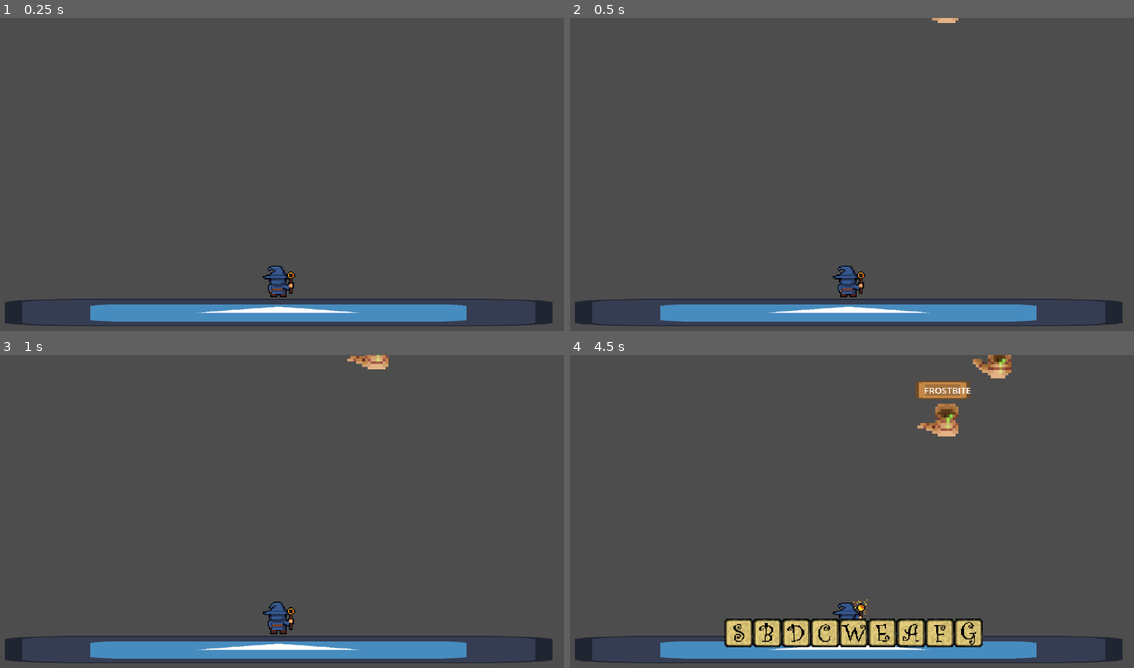
Above: before the commit, frames 1-4 (two rows, left to right).
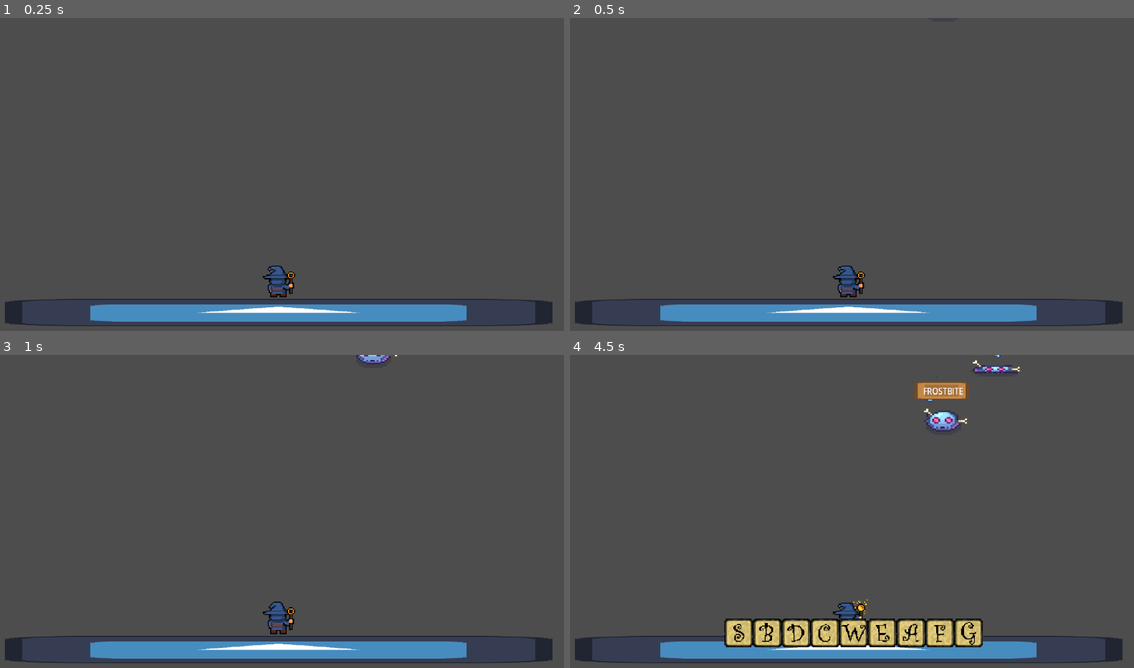
Above: after the commit, the same moments.

Repository: Mark-0909/Type-Wizard-Tower-Defense
Game: Godot game, scene res://nodes/main.tscn
Two runs of this game, one before a commit and one after it. Both use one fixed random seed, a clock stepped at 60 frames per second and the inputs below. The engine's default icon, where the game draws it, is replaced by a stand-in: a white triangle on a blue panel in a dark square.
Inputs:
- Up to frame 1 (0.25 s): no input
- Up to frame 2 (0.5 s): no input
- Up to frame 3 (1 s): tap Enter at 0.5 s; hold D from 0.53 s (still down); tap Space (Clear) at 0.6 s
- Up to frame 4 (4.5 s): release D at 1.28 s; hold S 1.28-2.03 s; tap one key every 0.75 s from 1.35 s: B C E F G; hold D 2.03-2.78 s; hold W 2.78-3.53 s; hold A from 3.53 s (still down)

Frame 1 is identical in both runs. In frame 2, less than 0.1% of the frame differs, in the area x 64-69%, y 0-2%; in frame 3, 0.3%; in frame 4, 1.2%, in the area x 61-80%, y 0-27%.

Commit message:
added alieen slime

Diff:
--- a/nodes/enemy3.tscn
+++ b/nodes/enemy3.tscn
@@ -189,7 +189,7 @@
 sprite_frames = SubResource("SpriteFrames_t3iou")
 animation = &"death"
 autoplay = "default"
-frame_progress = 0.383172
+frame_progress = 0.603217
 
 [node name="RayCast2D" type="RayCast2D" parent="."]
 position = Vector2(0, 63.4477)
@@ -200,18 +200,18 @@
 shape = SubResource("CircleShape2D_hg4es")
 
 [node name="TextureRect" type="TextureRect" parent="."]
-offset_left = -62.2958
-offset_top = -99.0515
-offset_right = -22.2958
-offset_bottom = -59.0515
+offset_left = -64.0383
+offset_top = -98.1386
+offset_right = -24.0383
+offset_bottom = -58.1386
 scale = Vector2(3.12561, 1.09567)
 texture = SubResource("AtlasTexture_nr2my")
 
 [node name="word" type="Label" parent="."]
-offset_left = -42.4022
-offset_top = -89.9223
-offset_right = 25.5978
-offset_bottom = -66.9223
+offset_left = -44.1448
+offset_top = -89.0094
+offset_right = 23.8552
+offset_bottom = -66.0094
 scale = Vector2(1.29446, 1.20944)
 text = "WORDSS"
 horizontal_alignment = 1
--- /dev/null
+++ b/nodes/enemy4.tscn
@@ -0,0 +1,306 @@
+[gd_scene load_steps=43 format=3 uid="uid://scbl0sgnuphx"]
+
+[ext_resource type="Script" path="res://scripts/enemy_1.gd" id="1_rr2mr"]
+[ext_resource type="Texture2D" uid="uid://c1qbpy1xv5hgd" path="res://assets/enemy/alienslime/Slime2_Attack_full.png" id="2_b5kqv"]
+[ext_resource type="Texture2D" uid="uid://bhxafu8vxst6j" path="res://assets/enemy/alienslime/Slime2_Death_full.png" id="3_im2rk"]
+[ext_resource type="Texture2D" uid="uid://b3q5il81wsok1" path="res://assets/enemy/alienslime/Slime2_Run_full.png" id="4_5vw7x"]
+[ext_resource type="Texture2D" uid="uid://ymb7vs01inp0" path="res://assets/enemy/alienslime/Slime2_Idle_full.png" id="5_f23yf"]
+[ext_resource type="Texture2D" uid="uid://bvjs16alm5n87" path="res://assets/tilemap_packed.png" id="6_7wltb"]
+
+[sub_resource type="AtlasTexture" id="AtlasTexture_1tihp"]
+atlas = ExtResource("2_b5kqv")
+region = Rect2(0, 0, 64, 64)
+
+[sub_resource type="AtlasTexture" id="AtlasTexture_4pdjx"]
+atlas = ExtResource("2_b5kqv")
+region = Rect2(64, 0, 64, 64)
+
+[sub_resource type="AtlasTexture" id="AtlasTexture_ov3kc"]
+atlas = ExtResource("2_b5kqv")
+region = Rect2(128, 0, 64, 64)
+
+[sub_resource type="AtlasTexture" id="AtlasTexture_cq8op"]
+atlas = ExtResource("2_b5kqv")
+region = Rect2(192, 0, 64, 64)
+
+[sub_resource type="AtlasTexture" id="AtlasTexture_2kf0u"]
+atlas = ExtResource("2_b5kqv")
+region = Rect2(256, 0, 64, 64)
+
+[sub_resource type="AtlasTexture" id="AtlasTexture_j7kvg"]
+atlas = ExtResource("2_b5kqv")
+region = Rect2(320, 0, 64, 64)
+
+[sub_resource type="AtlasTexture" id="AtlasTexture_fqx0p"]
+atlas = ExtResource("2_b5kqv")
+region = Rect2(384, 0, 64, 64)
+
+[sub_resource type="AtlasTexture" id="AtlasTexture_jnce8"]
+atlas = ExtResource("2_b5kqv")
+region = Rect2(448, 0, 64, 64)
+
+[sub_resource type="AtlasTexture" id="AtlasTexture_fwudr"]
+atlas = ExtResource("2_b5kqv")
+region = Rect2(512, 0, 64, 64)
+
+[sub_resource type="AtlasTexture" id="AtlasTexture_sghf2"]
+atlas = ExtResource("2_b5kqv")
+region = Rect2(576, 0, 64, 64)
+
+[sub_resource type="AtlasTexture" id="AtlasTexture_585ok"]
+atlas = ExtResource("2_b5kqv")
+region = Rect2(640, 0, 64, 64)
+
+[sub_resource type="AtlasTexture" id="AtlasTexture_k7wme"]
+atlas = ExtResource("3_im2rk")
+region = Rect2(0, 0, 64, 64)
+
+[sub_resource type="AtlasTexture" id="AtlasTexture_p6ov1"]
+atlas = ExtResource("3_im2rk")
+region = Rect2(64, 0, 64, 64)
+
+[sub_resource type="AtlasTexture" id="AtlasTexture_0h08b"]
+atlas = ExtResource("3_im2rk")
+region = Rect2(128, 0, 64, 64)
+
+[sub_resource type="AtlasTexture" id="AtlasTexture_niidf"]
+atlas = ExtResource("3_im2rk")
+region = Rect2(192, 0, 64, 64)
+
+[sub_resource type="AtlasTexture" id="AtlasTexture_bgdeh"]
+atlas = ExtResource("3_im2rk")
+region = Rect2(256, 0, 64, 64)
+
+[sub_resource type="AtlasTexture" id="AtlasTexture_docy5"]
+atlas = ExtResource("3_im2rk")
+region = Rect2(320, 0, 64, 64)
+
+[sub_resource type="AtlasTexture" id="AtlasTexture_2578t"]
+atlas = ExtResource("3_im2rk")
+region = Rect2(448, 0, 64, 64)
+
+[sub_resource type="AtlasTexture" id="AtlasTexture_r7srf"]
+atlas = ExtResource("3_im2rk")
+region = Rect2(576, 0, 64, 64)
+
+[sub_resource type="AtlasTexture" id="AtlasTexture_snrid"]
+atlas = ExtResource("4_5vw7x")
+region = Rect2(0, 0, 64, 64)
+
+[sub_resource type="AtlasTexture" id="AtlasTexture_5i0em"]
+atlas = ExtResource("4_5vw7x")
+region = Rect2(64, 0, 64, 64)
+
+[sub_resource type="AtlasTexture" id="AtlasTexture_50nla"]
+atlas = ExtResource("4_5vw7x")
+region = Rect2(128, 0, 64, 64)
+
+[sub_resource type="AtlasTexture" id="AtlasTexture_viya7"]
+atlas = ExtResource("4_5vw7x")
+region = Rect2(192, 0, 64, 64)
+
+[sub_resource type="AtlasTexture" id="AtlasTexture_j1s66"]
+atlas = ExtResource("4_5vw7x")
+region = Rect2(256, 0, 64, 64)
+
+[sub_resource type="AtlasTexture" id="AtlasTexture_wd7jw"]
+atlas = ExtResource("4_5vw7x")
+region = Rect2(320, 0, 64, 64)
+
+[sub_resource type="AtlasTexture" id="AtlasTexture_pt3rd"]
+atlas = ExtResource("4_5vw7x")
+region = Rect2(384, 0, 64, 64)
+
+[sub_resource type="AtlasTexture" id="AtlasTexture_x4yvm"]
+atlas = ExtResource("4_5vw7x")
+region = Rect2(448, 0, 64, 64)
+
+[sub_resource type="AtlasTexture" id="AtlasTexture_wxnbx"]
+atlas = ExtResource("5_f23yf")
+region = Rect2(0, 0, 64, 64)
+
+[sub_resource type="AtlasTexture" id="AtlasTexture_oy7l8"]
+atlas = ExtResource("5_f23yf")
+region = Rect2(64, 0, 64, 64)
+
+[sub_resource type="AtlasTexture" id="AtlasTexture_8dkgm"]
+atlas = ExtResource("5_f23yf")
+region = Rect2(128, 0, 64, 64)
+
+[sub_resource type="AtlasTexture" id="AtlasTexture_dw4o6"]
+atlas = ExtResource("5_f23yf")
+region = Rect2(192, 0, 64, 64)
+
+[sub_resource type="AtlasTexture" id="AtlasTexture_glqum"]
+atlas = ExtResource("5_f23yf")
+region = Rect2(256, 0, 64, 64)
+
+[sub_resource type="AtlasTexture" id="AtlasTexture_rqx52"]
+atlas = ExtResource("5_f23yf")
+region = Rect2(320, 0, 64, 64)
+
+[sub_resource type="SpriteFrames" id="SpriteFrames_t3iou"]
+animations = [{
+"frames": [{
+"duration": 1.0,
+"texture": SubResource("AtlasTexture_1tihp")
+}, {
+"duration": 1.0,
+"texture": SubResource("AtlasTexture_4pdjx")
+}, {
+"duration": 1.0,
+"texture": SubResource("AtlasTexture_ov3kc")
+}, {
+"duration": 1.0,
+"texture": SubResource("AtlasTexture_cq8op")
+}, {
+"duration": 1.0,
+"texture": SubResource("AtlasTexture_2kf0u")
+}, {
+"duration": 1.0,
+"texture": SubResource("AtlasTexture_j7kvg")
+}, {
+"duration": 1.0,
+"texture": SubResource("AtlasTexture_fqx0p")
+}, {
+"duration": 1.0,
+"texture": SubResource("AtlasTexture_jnce8")
+}, {
+"duration": 1.0,
+"texture": SubResource("AtlasTexture_fwudr")
+}, {
+"duration": 1.0,
+"texture": SubResource("AtlasTexture_sghf2")
+}, {
+"duration": 1.0,
+"texture": SubResource("AtlasTexture_585ok")
+}],
+"loop": true,
+"name": &"attack",
+"speed": 9.0
+}, {
+"frames": [{
+"duration": 1.0,
+"texture": SubResource("AtlasTexture_k7wme")
+}, {
+"duration": 1.0,
+"texture": SubResource("AtlasTexture_p6ov1")
+}, {
+"duration": 1.0,
+"texture": SubResource("AtlasTexture_0h08b")
+}, {
+"duration": 1.0,
+"texture": SubResource("AtlasTexture_niidf")
+}, {
+"duration": 1.0,
+"texture": SubResource("AtlasTexture_bgdeh")
+}, {
+"duration": 1.0,
+"texture": SubResource("AtlasTexture_docy5")
+}, {
+"duration": 1.0,
+"texture": SubResource("AtlasTexture_2578t")
+}, {
+"duration": 1.0,
+"texture": SubResource("AtlasTexture_r7srf")
+}],
+"loop": true,
+"name": &"death",
+"speed": 9.0
+}, {
+"frames": [{
+"duration": 1.0,
+"texture": SubResource("AtlasTexture_snrid")
+}, {
+"duration": 1.0,
+"texture": SubResource("AtlasTexture_5i0em")
+}, {
+"duration": 1.0,
+"texture": SubResource("AtlasTexture_50nla")
+}, {
+"duration": 1.0,
+"texture": SubResource("AtlasTexture_viya7")
+}, {
+"duration": 1.0,
+"texture": SubResource("AtlasTexture_j1s66")
+}, {
+"duration": 1.0,
+"texture": SubResource("AtlasTexture_wd7jw")
+}, {
+"duration": 1.0,
+"texture": SubResource("AtlasTexture_pt3rd")
+}, {
+"duration": 1.0,
+"texture": SubResource("AtlasTexture_x4yvm")
+}],
+"loop": true,
+"name": &"default",
+"speed": 9.0
+}, {
+"frames": [{
+"duration": 1.0,
+"texture": SubResource("AtlasTexture_wxnbx")
+}, {
+"duration": 1.0,
+"texture": SubResource("AtlasTexture_oy7l8")
+}, {
+"duration": 1.0,
+"texture": SubResource("AtlasTexture_8dkgm")
+}, {
+"duration": 1.0,
+"texture": SubResource("AtlasTexture_dw4o6")
+}, {
+"duration": 1.0,
+"texture": SubResource("AtlasTexture_glqum")
+}, {
+"duration": 1.0,
+"texture": SubResource("AtlasTexture_rqx52")
+}],
+"loop": true,
+"name": &"idle",
+"speed": 9.0
+}]
+
+[sub_resource type="CircleShape2D" id="CircleShape2D_hg4es"]
+radius = 51.5261
+
+[sub_resource type="AtlasTexture" id="AtlasTexture_nr2my"]
+atlas = ExtResource("6_7wltb")
+region = Rect2(176, 0, 16, 16)
+
+[node name="slime" type="CharacterBody2D" groups=["enemy"]]
+scale = Vector2(2.2955, 2.19078)
+script = ExtResource("1_rr2mr")
+
+[node name="AnimatedSprite2D" type="AnimatedSprite2D" parent="."]
+position = Vector2(7.62939e-06, -9.35741)
+scale = Vector2(4.65585, 3.87276)
+sprite_frames = SubResource("SpriteFrames_t3iou")
+animation = &"idle"
+autoplay = "default"
+frame_progress = 0.495
+
+[node name="RayCast2D" type="RayCast2D" parent="."]
+position = Vector2(0, 63.4477)
+target_position = Vector2(-0.435635, 6.84688)
+
+[node name="CollisionShape2D" type="CollisionShape2D" parent="."]
+position = Vector2(0.217816, -10.2703)
+shape = SubResource("CircleShape2D_hg4es")
+
+[node name="TextureRect" type="TextureRect" parent="."]
+offset_left = -63.6027
+offset_top = -98.1386
+offset_right = -23.6027
+offset_bottom = -58.1386
+scale = Vector2(3.09766, 1.09567)
+texture = SubResource("AtlasTexture_nr2my")
+
+[node name="word" type="Label" parent="."]
+offset_left = -44.4348
+offset_top = -90.8352
+offset_right = 32.5652
+offset_bottom = -67.8352
+scale = Vector2(1.10938, 1.3589)
+text = "WORDSSS"
+horizontal_alignment = 1
--- a/scripts/main.gd
+++ b/scripts/main.gd
@@ -23,7 +23,7 @@
 var velocity:float = 100.0
 
 # Enemies
-const ENEMY_1 = preload("res://nodes/enemy3.tscn")
+const ENEMY_1 = preload("res://nodes/enemy4.tscn")
 
 @onready var game_manager: Node = $GameManager
 @onready var typing_container: Control = $Typingcontainer
Binary file added: assets/enemy/alienslime/Slime2_Attack_full.png
Not shown, added: assets/enemy/alienslime/Slime2_Attack_full.png.import
Binary file added: assets/enemy/alienslime/Slime2_Death_full.png
Not shown, added: assets/enemy/alienslime/Slime2_Death_full.png.import
Binary file added: assets/enemy/alienslime/Slime2_Run_full.png
Not shown, added: assets/enemy/alienslime/Slime2_Run_full.png.import
